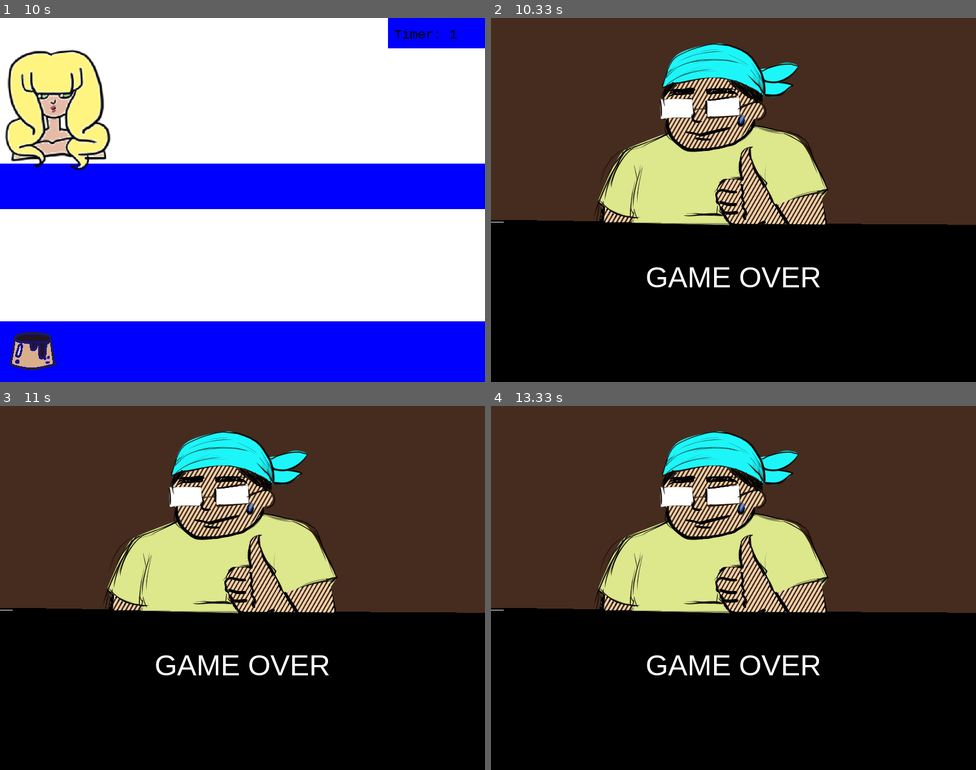
Above: before the commit, frames 1-4 (two rows, left to right).
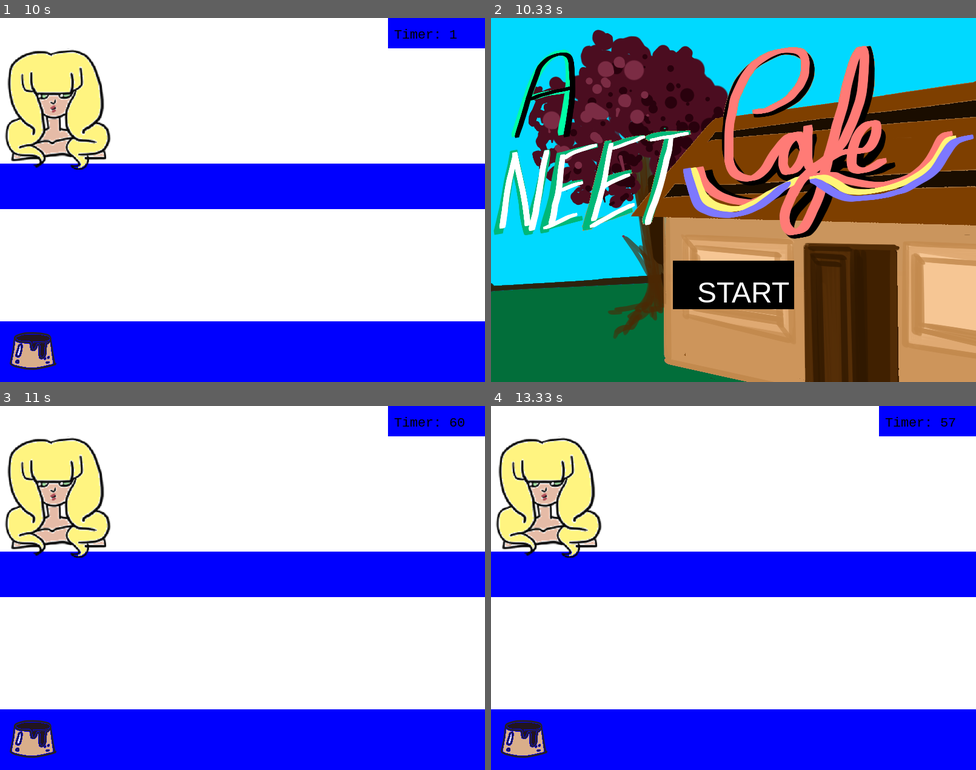
Above: after the commit, the same moments.

Repository: pokemonball34/PyGame
Game: pygame game, started from main.py
Same seed, same stepped clock (60 frames per second), same inputs: the game is played once before the commit and once after it.
Inputs (mouse positions are in pixels of both pictures, inside the frame that each line leads up to):
- Up to frame 1 (10 s): press the mouse at (242, 283) at 0.37 s; move the mouse to (271, 265) at 0.47 s; release the mouse at (300, 243) at 0.6 s; tap Space at 0.67 s; hold Right 1-1.63 s; hold Left 1.67-2.13 s; hold Right 2.17-2.63 s; hold Left 3.17-3.7 s; hold Left 3.73-4.13 s; hold Right 4.17-4.8 s; hold Left 4.83-5.3 s; hold Right 5.33-5.8 s; hold Right 5.83-6.3 s; hold Left 6.33-6.87 s; hold Left 6.9-7.3 s; hold Right 7.33-7.97 s; hold Left 8-8.47 s; hold Right 8.5-8.97 s; hold Right 9-9.47 s
- Up to frame 2 (10.33 s): press the mouse at (733, 283) at 10.1 s; move the mouse to (651, 301) at 10.2 s; move the mouse to (563, 316) at 10.3 s
- Up to frame 3 (11 s): release the mouse at (72, 704) at 10.33 s; press the mouse at (242, 671) at 10.43 s; move the mouse to (179, 566) at 10.53 s; move the mouse to (111, 464) at 10.63 s; release the mouse at (111, 464) at 10.67 s
- Up to frame 4 (13.33 s): hold Left 11.83-12.3 s; hold Right 12.33-12.8 s

Frame 1 is identical in both runs. In frame 2, 97% of the frame differs, in the area x 0-100%, y 0-100%; in frame 3, 99%; in frame 4, 99%.

Commit message:
Update main.py

Diff:
--- a/main.py
+++ b/main.py
@@ -15,8 +15,8 @@
 title_screen = pygame.image.load('title screen.png')
 game_over_screen = pygame.image.load('cg-you failed.png')
 # load and scale customer to fit the diplay rather than using it purely at its original size
-customer1 = pygame.image.load('patrons-3.png')
-customer1 = pygame.transform.scale(customer1, (200, 200))
+blond_female_customer = pygame.image.load('patrons-3.png')
+blond_female_customer = pygame.transform.scale(blond_female_customer, (200, 200))
 pudding = pygame.image.load('food copy 3.png')
 
 # COLOR PALATE
@@ -28,6 +28,10 @@
 
 # Seats; 0 means empty, 1 means taken
 seated_customer = [0, 0, 0, 0]
+
+#Food Table
+food_list = ('Pudding', 'Spaghetti', 'Hamburger')
+customer_list = (blond_female_customer, )
 
 game_display = pygame.display.set_mode((DISPLAY_WIDTH, DISPLAY_HEIGHT))
 pygame.display.set_caption('A NEET Cafe')
@@ -44,6 +48,7 @@
         self.position = None
         self.x = 400
         self.y = 300
+        self.item_held = 'Nothing'
 
     def load_sprite(self):
         game_display.blit(self.image, (self.x, self.y))
@@ -61,17 +66,22 @@
 
 
 class Customer(pygame.sprite.Sprite):
+
     def __init__(self, image):
         pygame.sprite.Sprite.__init__(self)
         self.img = image
         self.in_restaurant = True
         self.seat_position = -1
+        self.food_order = food_list[0]
 
     def decide_seat(self):
         for seat in range(0, 4):
             if seated_customer[seat] == 0 and self.seat_position != -1:
                 seated_customer[seat] = 1
                 self.seat_position = seat
+
+    def decide_food_item(self):
+        pass
 
     def leave_seat(self):
         seated_customer[self.seat_position] = 0
@@ -98,7 +108,7 @@
     countdown = 10
     pygame.time.set_timer(pygame.USEREVENT, 1000)
     player = PlayerCharacter()
-    customer01 = Customer(customer1)
+    customer01 = Customer(customer_list[0])
     while game_running:
         # Event Logic Loop
         for event in pygame.event.get():
@@ -106,6 +116,9 @@
                 pygame.quit()
                 quit()
 
+            if event.type == pygame.MOUSEBUTTONUP and event.button == 1:
+                mouse_refresh = False
+
             if scene == 'main_menu':
                 if event.type == pygame.MOUSEBUTTONDOWN and event.button == 1 and not mouse_refresh:
                     mouse_x, mouse_y = pygame.mouse.get_pos()                                                           # Checks mouse x and y coodinates
@@ -124,6 +137,7 @@
                     if countdown == 0:
                         scene = 'game_over'
                         countdown = 60
+
             if scene == 'pause_menu':
                 if event.type == pygame.MOUSEBUTTONDOWN and event.button == 1 and not mouse_refresh:
                     scene = 'in_game'
@@ -145,13 +159,13 @@
             game_display.fill(WHITE)
             pygame.draw.rect(game_display, BLUE, pygame.Rect(0, DISPLAY_HEIGHT * 0.4, DISPLAY_WIDTH, DISPLAY_HEIGHT / 8))
             player.load_sprite()
-            customer01.decide_seat()
-            customer01.load_sprite()
             pygame.draw.rect(game_display, BLUE, pygame.Rect(0, 500, DISPLAY_WIDTH, DISPLAY_HEIGHT / 6))
             pygame.draw.rect(game_display, BLUE, pygame.Rect(DISPLAY_WIDTH * 0.8, 0, DISPLAY_WIDTH * 0.2, DISPLAY_HEIGHT / 12))
             timer = my_font.render('Timer: ' + str(countdown), True, BLACK)
             game_display.blit(pudding, (0, 500))
             game_display.blit(timer, (DISPLAY_WIDTH * 0.8 + 10, 15))
+            customer01.decide_seat()
+            customer01.load_sprite()
 
             # Player Controls
             keys = pygame.key.get_pressed()
@@ -161,6 +175,21 @@
             elif keys[pygame.K_RIGHT] and pygame.KEYDOWN:
                 player.x += 10
 
+            elif keys[pygame.K_SPACE] and pygame.KEYDOWN and not key_refresh and player.item_held == "Nothing":
+                player.item_held = "Pudding"
+                key_refresh = True
+                print(player.item_held)
+
+            elif keys[pygame.K_SPACE] and pygame.KEYDOWN and not key_refresh and player.item_held != "Nothing":
+                player.item_held = "Nothing"
+                key_refresh = True
+                print(player.item_held)
+
+            if keys[pygame.K_SPACE] and pygame.KEYUP and key_refresh:
+                key_refresh = False
+
+
+
 
         elif scene == 'pause_menu':
             pause = title_font.render('PAUSED', 1, BLACK)
